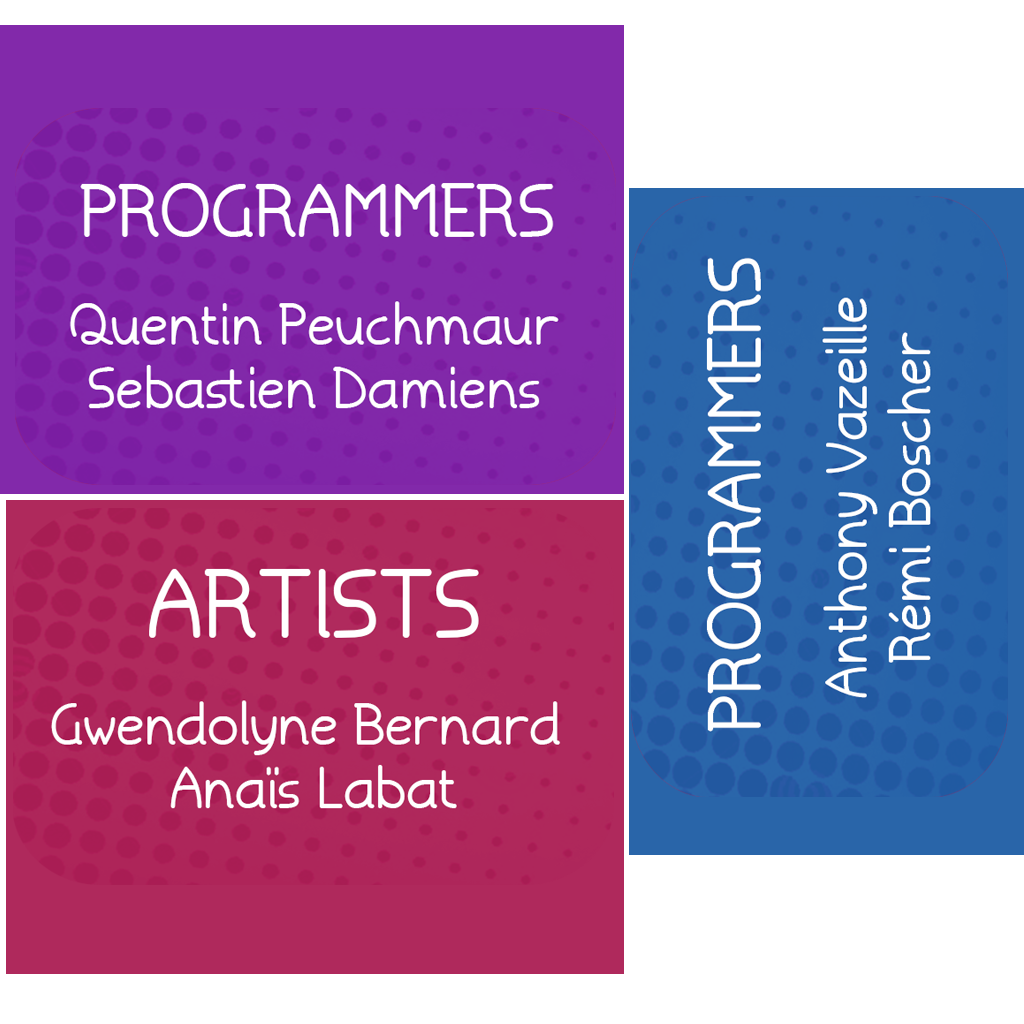
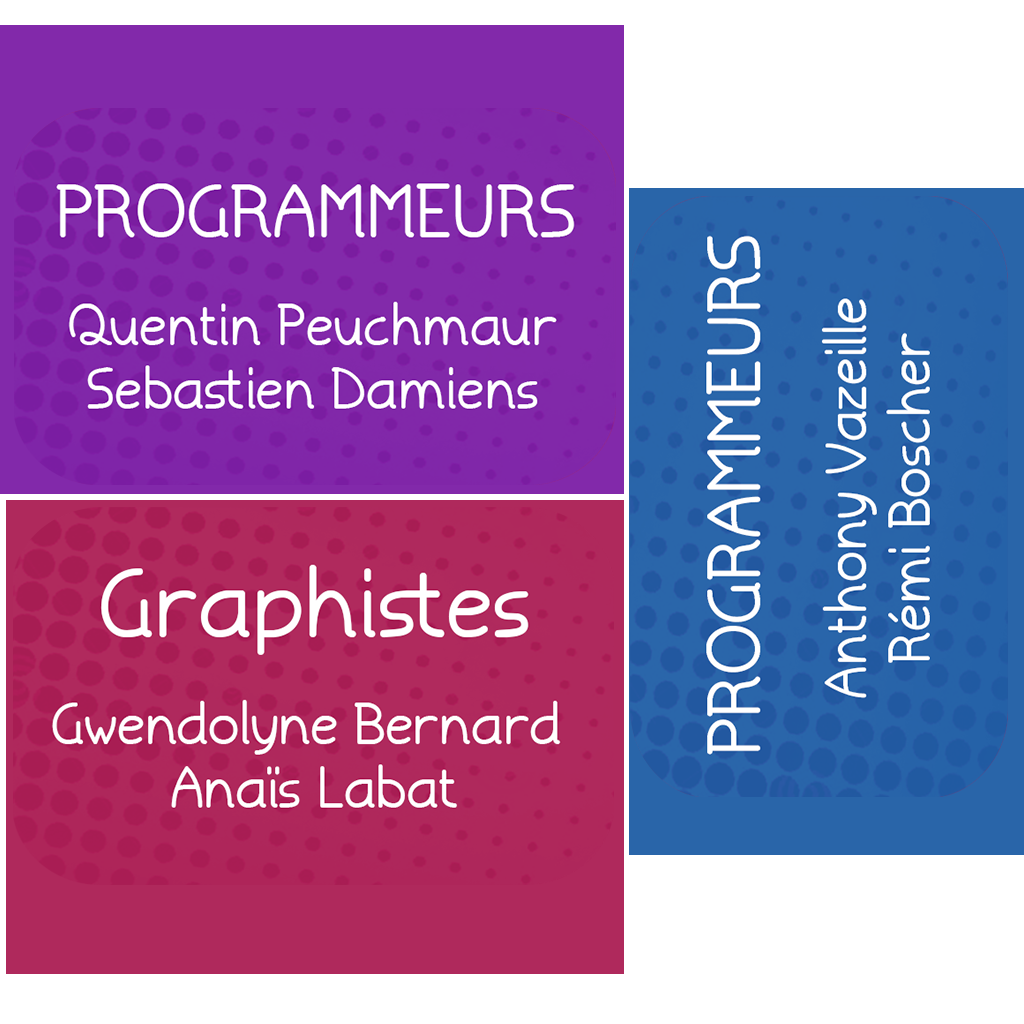
The second 1024 × 1024 image is a revision of the first. Changes to its layers:
added layer "card_01" above "card_03" over [14,108,614,485]
added layer "card_03" above "card_02" over [14,507,614,884]
added layer "card_02" above "Calque 5" over [630,197,1007,797]
